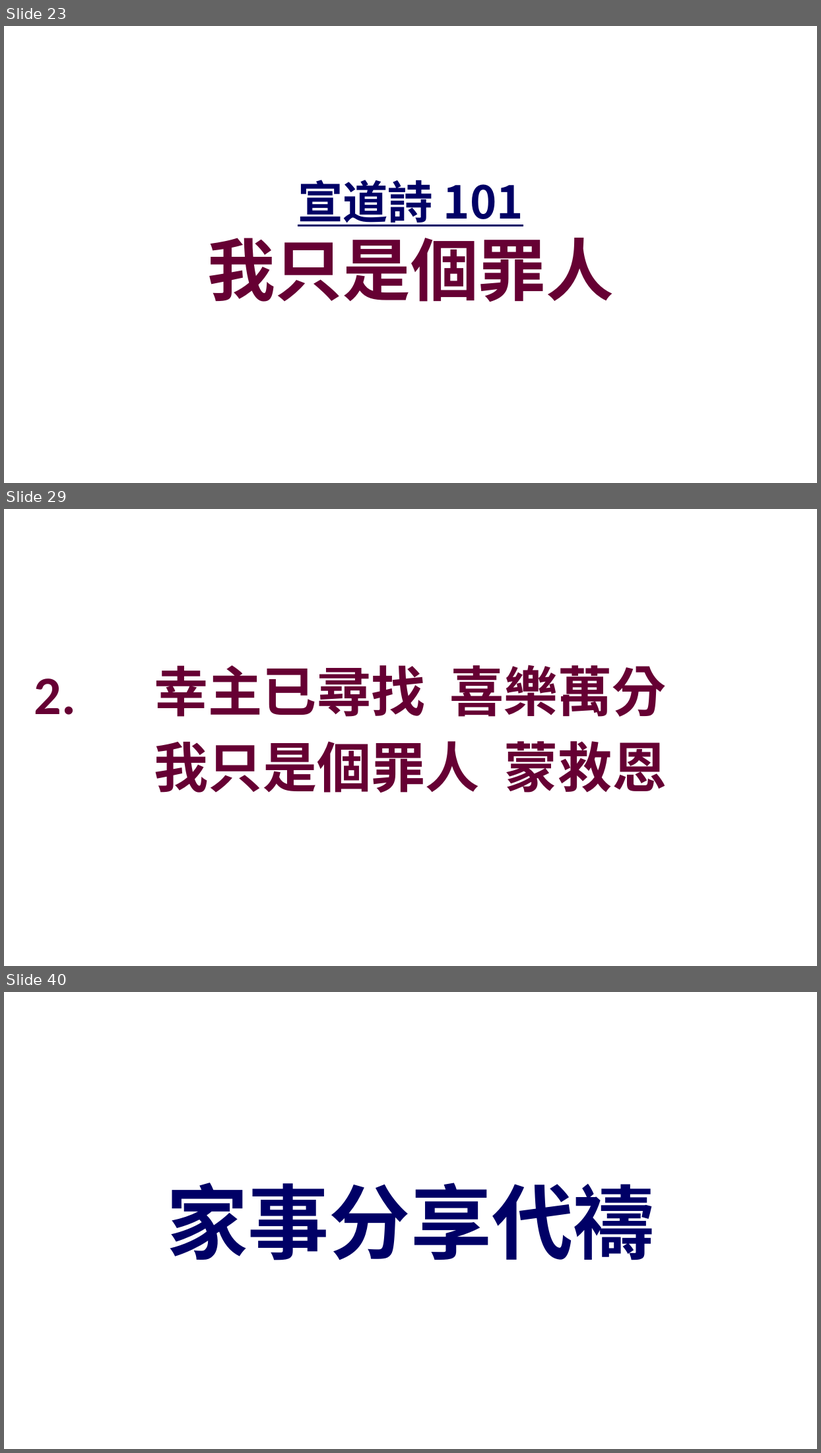
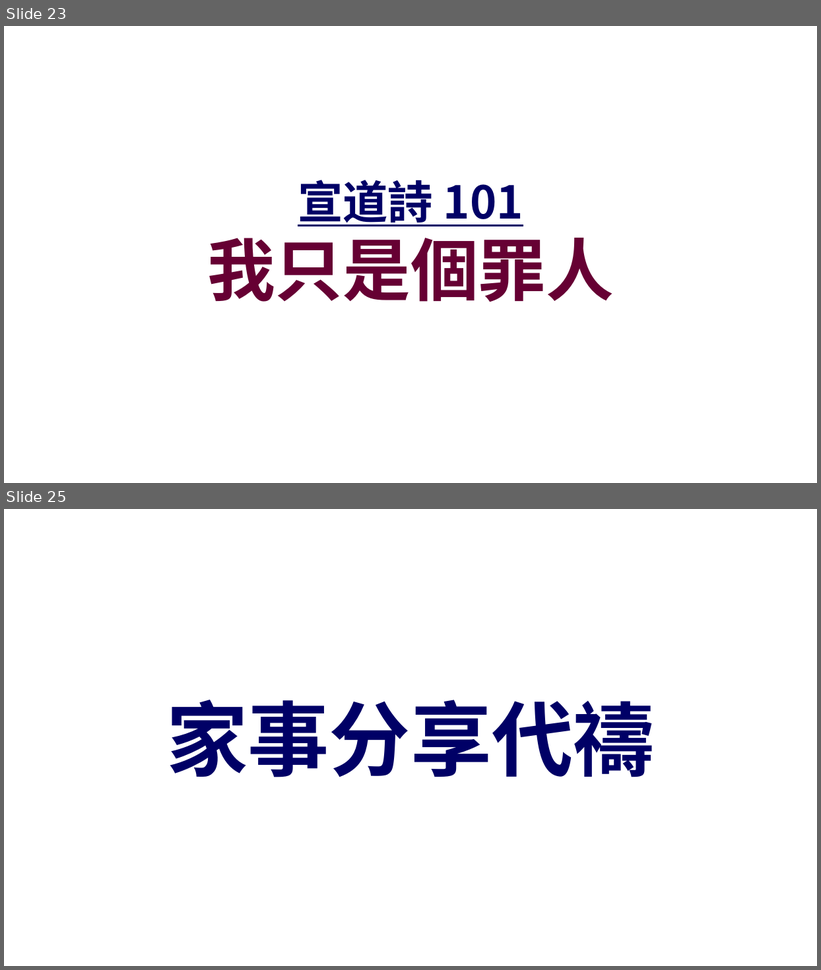
Before and after one commit to batisuoc/other-ppts, a slide deck: 崇拜流程_聖餐禮version.pptx. Shown one above the other, each under a label of ours: slides 23, 29 and 40 before the commit, slides 23 and 25 after it; the slides between them are not shown. The pictures are 821x1453 and 821x970 pixels, drawn with LibreOffice and Linux fonts; fonts in the diff are those of the drawing; background and template pictures are left out. Boxes give left, top, right and bottom in pixels: in the first picture for what was removed or moved away, otherwise in the second. Text is boxed around its words. In the diff, an @@ line names an element or a change of style, - is before the commit and + after.

```diff
--- a/崇拜流程_聖餐禮version.pptx
+++ b/崇拜流程_聖餐禮version.pptx
@@ slide 29 removed at (4, 509, 817, 966), background picture (left out) @@
@@ text removed at (154, 665, 667, 793) @@
-幸主已尋找 喜樂萬分
-我只是個罪人 蒙救恩
@@ text removed at (34, 679, 76, 715) @@
-2.
@@ what was slide 40 is now slide 25 @@
```
Also in this commit, not shown: 2 slides changed, 14 other slides removed.
